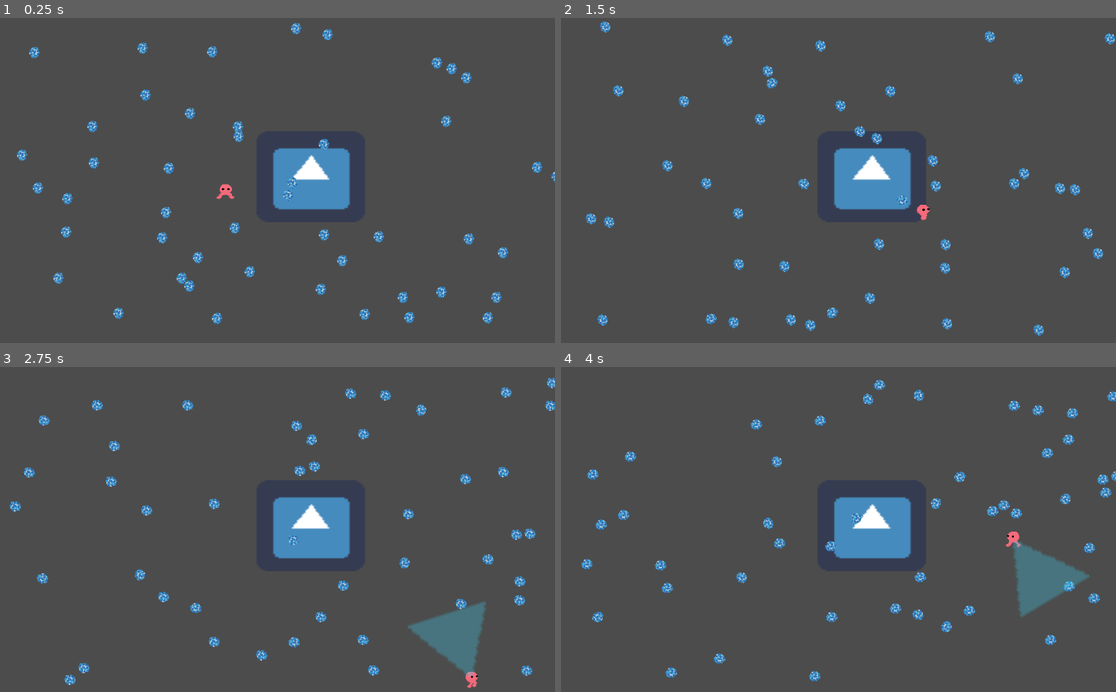
Above: before the commit, frames 1-4 (two rows, left to right).
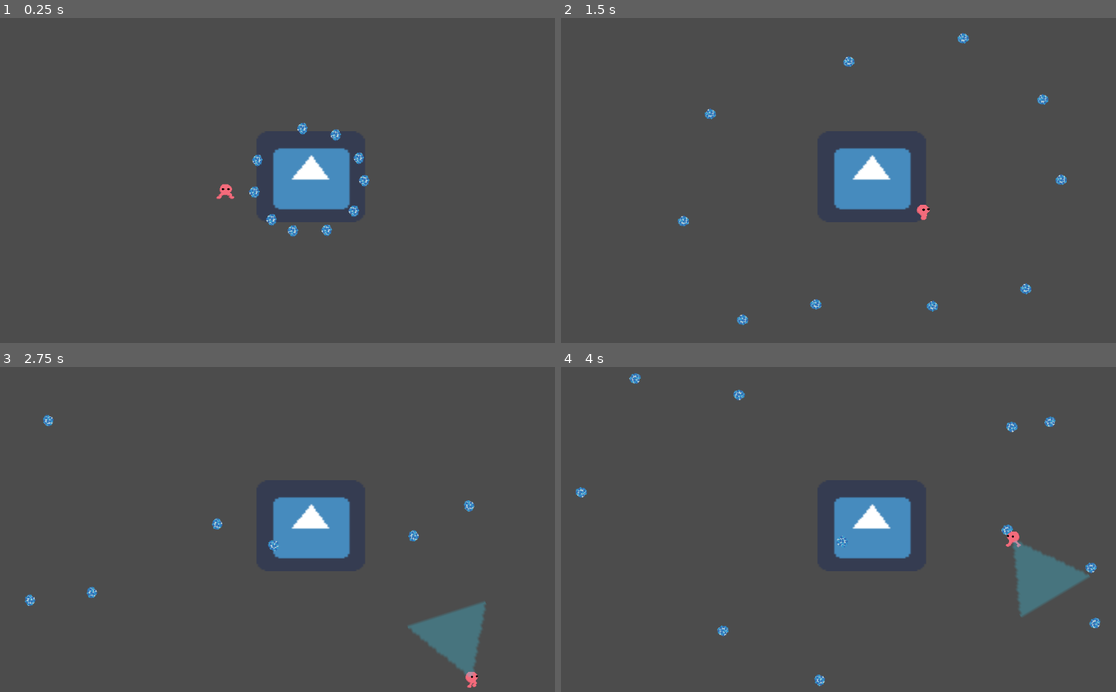
Above: after the commit, the same moments.

Repository: colinkarpfinger/HalfLife3
Game: Godot game, scene res://Scenes/Main.tscn
Two runs of this game, one before a commit and one after it. Both use one fixed random seed, a clock stepped at 60 frames per second and the inputs below. The engine's default icon, where the game draws it, is replaced by a stand-in: a white triangle on a blue panel in a dark square.
Inputs (mouse positions are in pixels of both pictures, inside the frame that each line leads up to):
- Up to frame 1 (0.25 s): no input
- Up to frame 2 (1.5 s): move the mouse to (960, 164) at 0.52 s; press the mouse at (960, 164) at 0.53 s; hold D (move_right) 0.53-1.28 s; move the mouse to (727, 196) at 1.27 s; release the mouse at (727, 196) at 1.28 s; hold S (move_down) from 1.28 s (still down); click (727, 196) at 1.35 s
- Up to frame 3 (2.75 s): move the mouse to (333, 458) at 2.02 s; release S (move_down) at 2.03 s; press the mouse at (333, 458) at 2.03 s; hold D (move_right) from 2.03 s (still down)
- Up to frame 4 (4 s): move the mouse to (810, 594) at 2.77 s; release D (move_right) at 2.78 s; release the mouse at (810, 594) at 2.78 s; hold W (move_up) 2.78-3.53 s; click (810, 594) at 2.85 s; move the mouse to (1005, 578) at 3.52 s; press the mouse at (1005, 578) at 3.53 s; hold A (move_left) from 3.53 s (still down)

The runs differ from the first frame. In frame 1, 2.8% of the frame differs, in the area x 3-100%, y 1-95%; in frame 2, 2.8%; in frame 3, 2.6%; in frame 4, 2.9%, in the area x 2-100%, y 1-99%.

Commit message:
adding new particle spawning behavior

Diff:
--- a/ParticleTesting/Scenes/Main.tscn
+++ b/ParticleTesting/Scenes/Main.tscn
@@ -28,7 +28,7 @@
 [node name="ParticleSpawner" parent="." groups=[
 "BouncyParticles",
 ] instance=ExtResource( 3 )]
-numToSpawn = 50
+numToSpawn = 10
 spawnVelocityMagnitude = 200
 
 [node name="Slow Zone" type="Area2D" parent="."]
--- a/ParticleTesting/Scripts/ParticleSpawner.gd
+++ b/ParticleTesting/Scripts/ParticleSpawner.gd
@@ -2,29 +2,22 @@
 export var numToSpawn = 200
 export var spawnVelocityMagnitude = 50
 export var maxRotationSpeed = 2
+export var spawn_distance = 50
+export var spawn_time = 2
 
 const Particle = preload("res://Subscenes/Particle.tscn")
 
 # Called when the node enters the scene tree for the first time.
 func _ready():
+	randomize()
 
-	for n in numToSpawn:
-		randomize()
+	$Timer.wait_time = spawn_time
 
-		var xPos = rand_range(0, get_viewport().size.x)
-		var yPos = rand_range(0, get_viewport().size.y)
-
-		var initialVelocity = Vector2(spawnVelocityMagnitude,0)
-		var randomRotationDegrees = rand_range(0,360)
-		initialVelocity = initialVelocity.rotated(randomRotationDegrees)
-
-		var particle = spawn_at_position_with_velocity(Vector2(xPos,yPos), initialVelocity)
-
-		var randomRotationDirection =  1 if rand_range(-1,1) > 0 else -1
+	var angle_delta = 360 / max(numToSpawn - 1, 1)
+	for n in range(0, numToSpawn):
+		spawn_in_center_at_angle(n * angle_delta)
 
 
-		#particle.apply_torque_impulse(maxRotationSpeed * randomRotationDirection)
-		particle.angular_velocity = maxRotationSpeed
 
 
 
@@ -36,8 +29,21 @@
 
 	return particle
 
+const center = Vector2(512, 300)
 
+func spawn_in_center_at_angle(degrees: float):
+	var initialVelocity = Vector2(spawnVelocityMagnitude, 0)
 
+	initialVelocity = initialVelocity.rotated(degrees)
+	var offset = Vector2(spawn_distance, 0).rotated(degrees)
+	var particle = spawn_at_position_with_velocity(center + offset, initialVelocity)
+	var randomRotationDirection =  1 if rand_range(-1,1) > 0 else -1
+	particle.angular_velocity = maxRotationSpeed
+
+func _on_Timer_timeout():
+
+	var randomRotationDegrees = rand_range(0,360)
+	spawn_in_center_at_angle(randomRotationDegrees)
 
 # Called every frame. 'delta' is the elapsed time since the previous frame.
 #func _process(delta):
--- a/ParticleTesting/Subscenes/ParticleSpawner.tscn
+++ b/ParticleTesting/Subscenes/ParticleSpawner.tscn
@@ -6,3 +6,9 @@
 script = ExtResource( 1 )
 numToSpawn = 300
 spawnVelocityMagnitude = 100
+
+[node name="Timer" type="Timer" parent="."]
+wait_time = 4.0
+autostart = true
+
+[connection signal="timeout" from="Timer" to="." method="_on_Timer_timeout"]
Not shown: 3 places in ParticleTesting/Scenes/Main.tscn that only renumber resources
